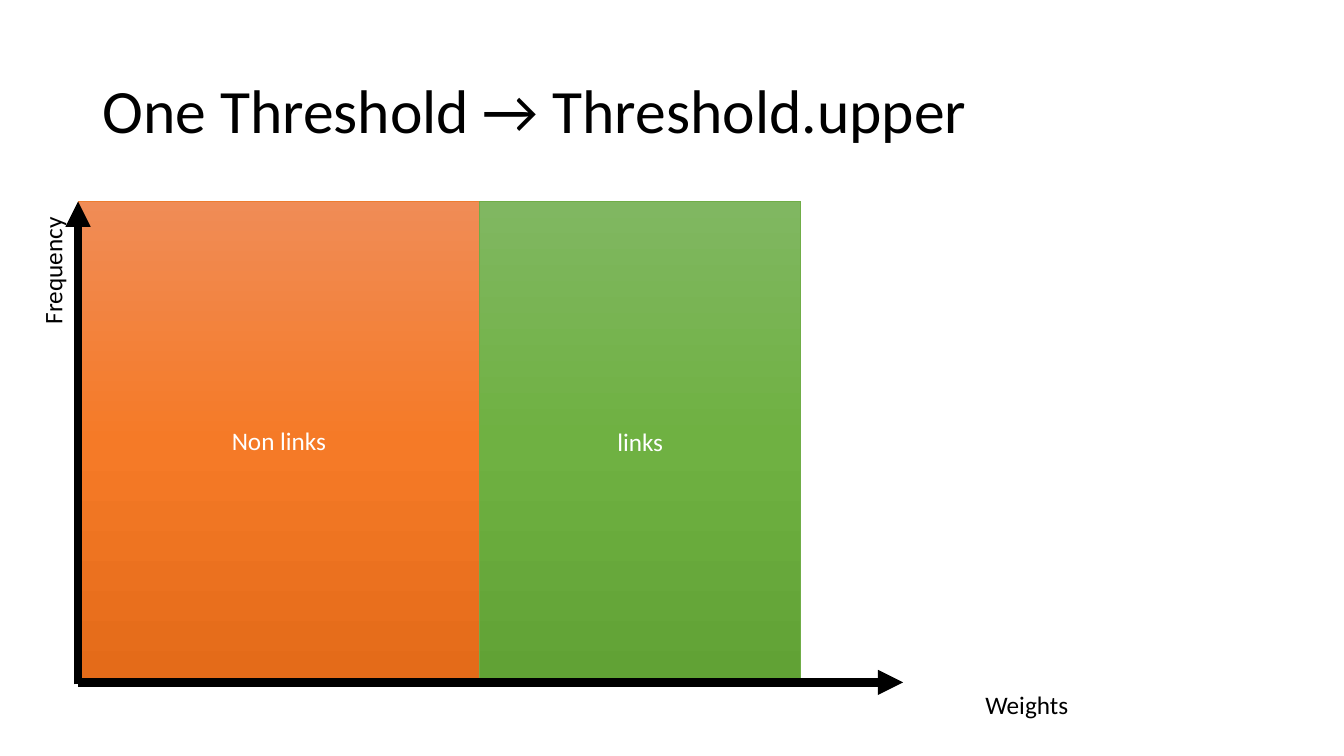
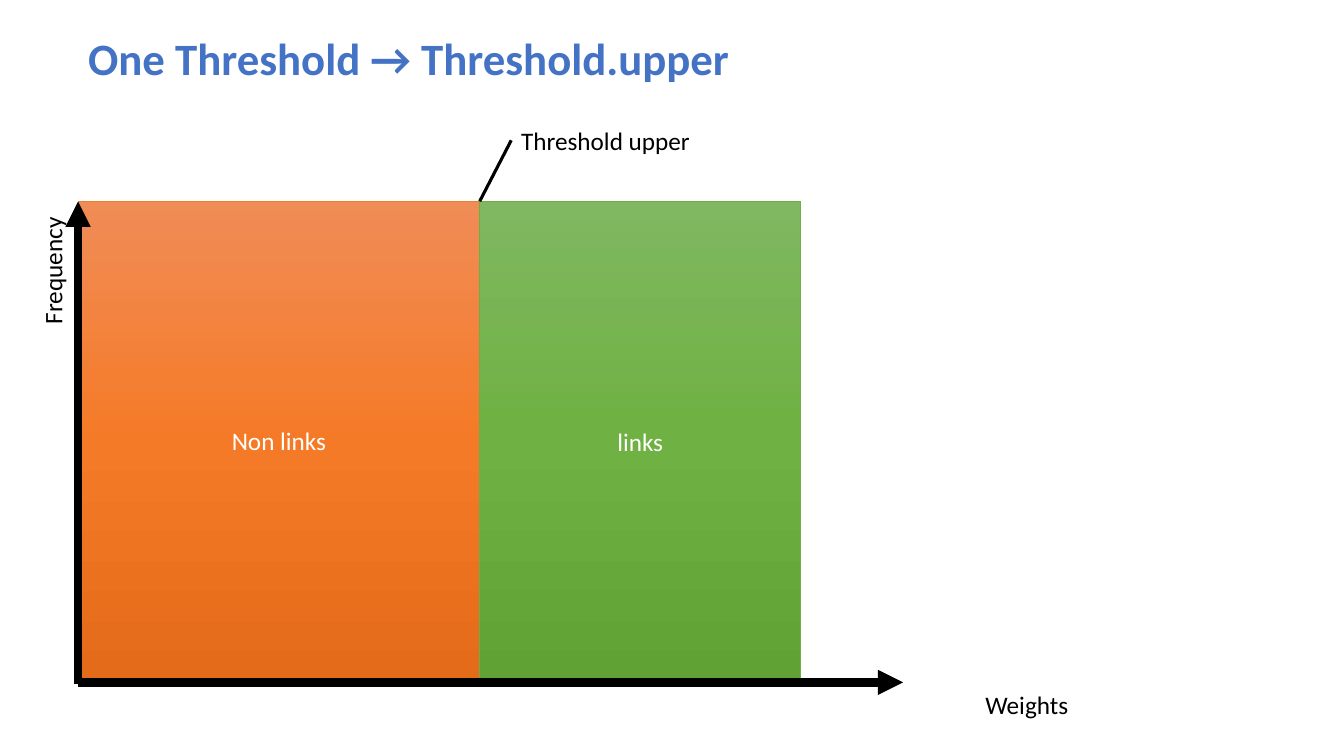
Before and after one commit to schmt5/record-linkage-getPairs, a slide deck: slide 8 of RLgetPairs.pptx. Drawn at 1344x756 pixels with LibreOffice and Linux fonts; fonts in the diff are those of the drawing. Boxes give left, top, right and bottom in pixels: in the first picture for what was removed or moved away, otherwise in the second. Text is boxed around its words. In the diff, an @@ line names an element or a change of style, - is before the commit and + after.

Commit message:
improve Threshold Graphic

```diff
--- a/RLgetPairs.pptx
+++ b/RLgetPairs.pptx
@@ text "One Threshold → Threshold.upper": place and size @@
-text "One Threshold → Threshold.upper" at bbox=[102, 90, 967, 143]
+text "One Threshold → Threshold.upper" at bbox=[88, 43, 729, 82]
@@ text "One Threshold → Threshold.upper" at bbox=[88, 43, 729, 82]: size 44 to 32 pt, text colour #000000 to #4472C4, bold on @@
@@ line added from (511, 140) to (480, 202), #000000 2.25 pt @@
@@ text added at bbox=[521, 132, 690, 154], 18 pt, text #000000 @@
+Threshold upper
```
Also in this commit, not shown: 1 other slide changed.
